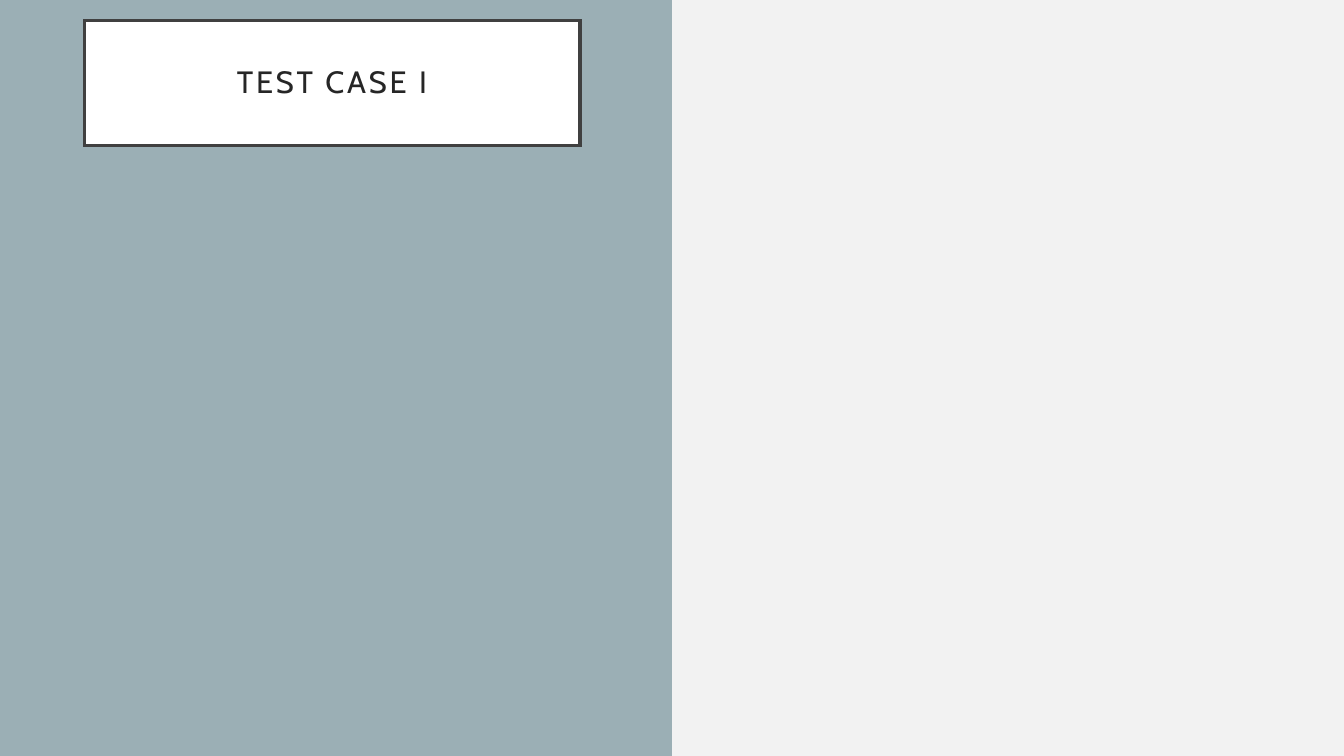
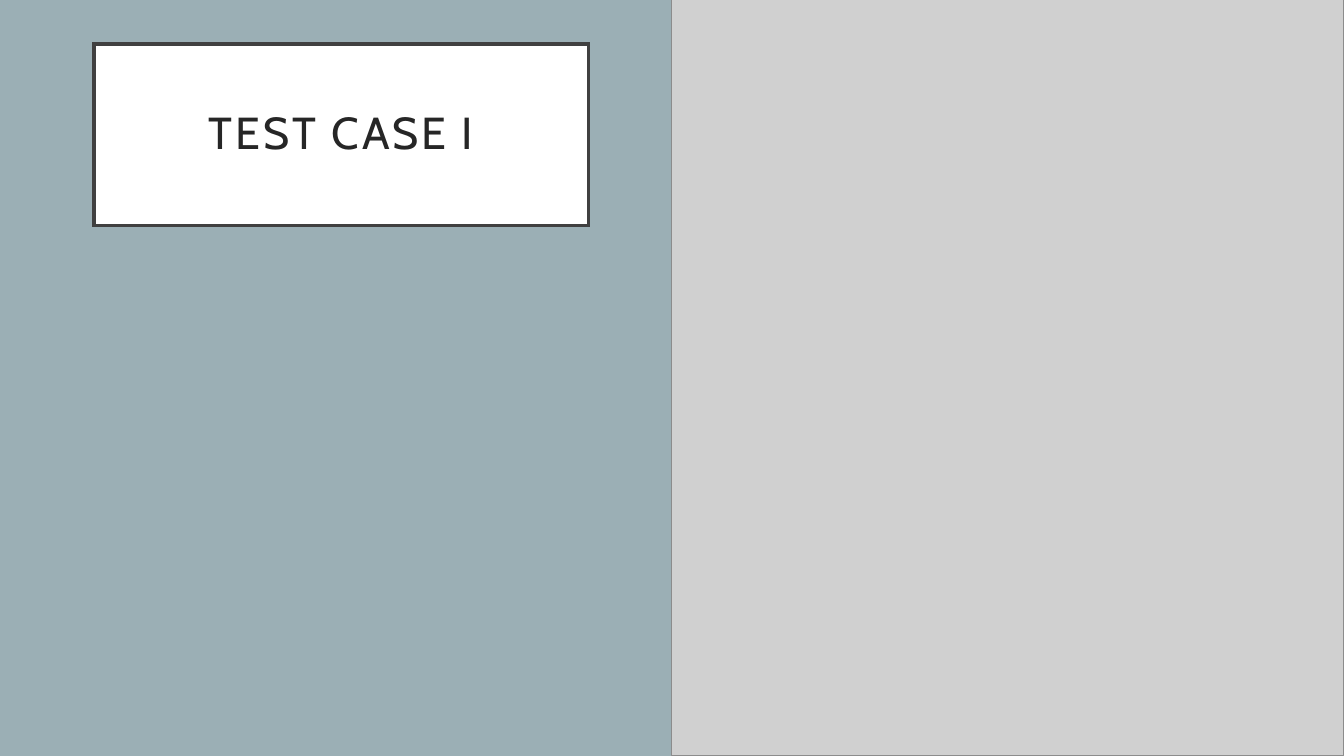
Before and after one commit to kylawilson/EC327FinalProject, a slide deck: slide 4 of doc/ProjectArchitecture.pptx. Drawn at 1344x756 pixels with LibreOffice and Linux fonts; fonts in the diff are those of the drawing; grey boxes stand for pictures. Boxes give left, top, right and bottom in pixels: in the first picture for what was removed or moved away, otherwise in the second. Text is boxed around its words. In the diff, an @@ line names an element or a change of style, - is before the commit and + after.

```diff
--- a/doc/ProjectArchitecture.pptx
+++ b/doc/ProjectArchitecture.pptx
@@ background #F2F2F2 to #9BAFB5 @@
@@ rectangle removed at [0, 0, 673, 756] @@
@@ picture added at [673, 0, 1344, 756] @@
@@ title "TEST CASE I": place and size @@
-title "TEST CASE I" at [85, 20, 581, 145]
+title "TEST CASE I" at [94, 44, 589, 226]
@@ title "TEST CASE I" at [94, 44, 589, 226]: size 22 to 32 pt @@
```
Also in this commit, not shown: 2 other slides changed, 3 slides added, 1 slide removed.
